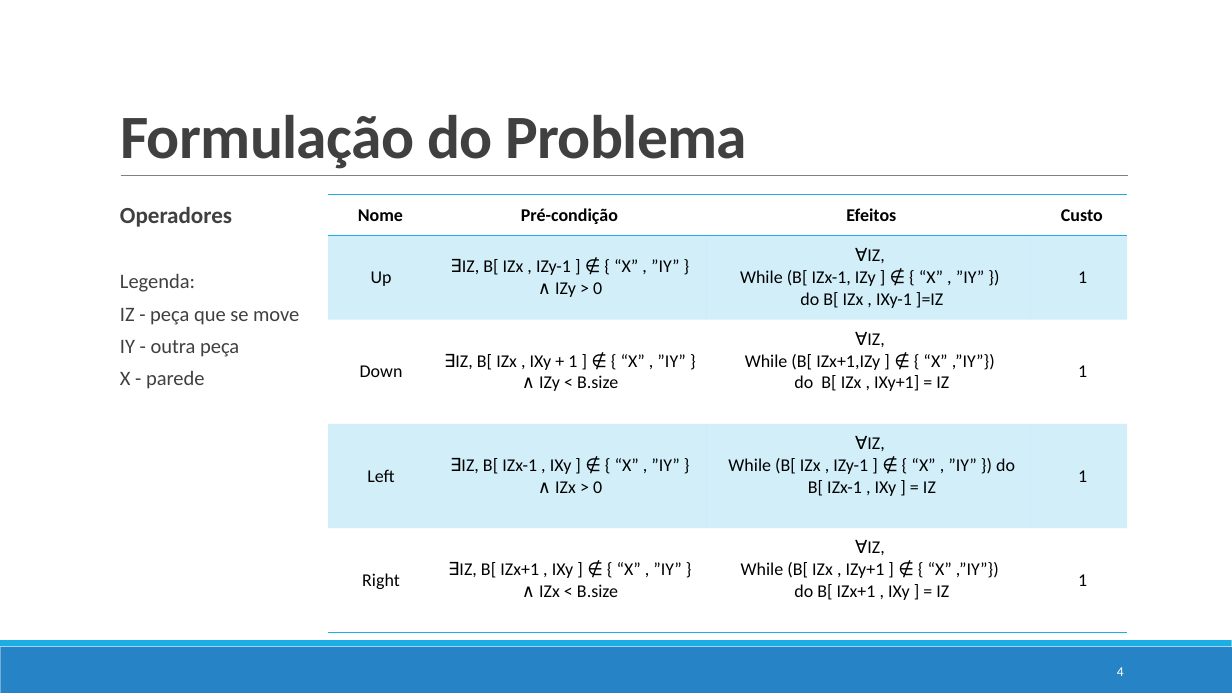
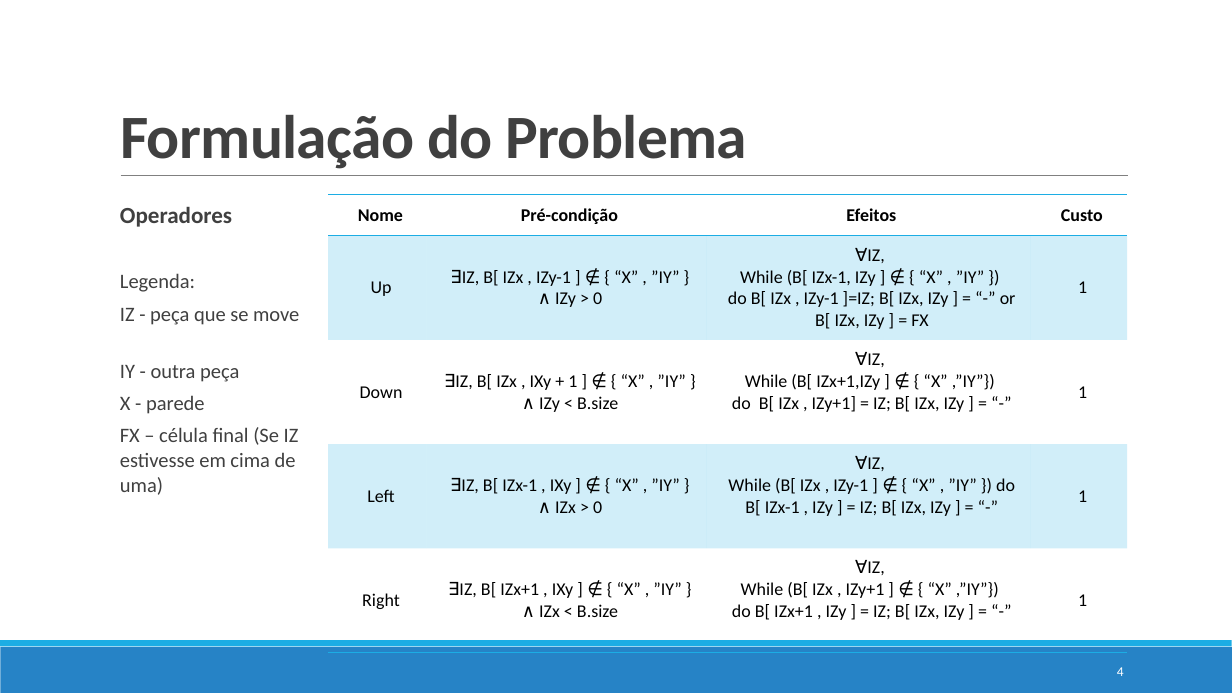
Before and after one commit to pedrovponte/IART-g39, a slide deck: slide 4 of docs/finalpresentation.pptx. Drawn at 1232x693 pixels with LibreOffice and Linux fonts; fonts in the diff are those of the drawing. Boxes give left, top, right and bottom in pixels: in the first picture for what was removed or moved away, otherwise in the second. Text is boxed around its words. In the diff, an @@ line names an element or a change of style, - is before the commit and + after.

Commit message:
PP table update

```diff
--- a/docs/finalpresentation.pptx
+++ b/docs/finalpresentation.pptx
@@ table at [328, 194, 1128, 647] @@
-row 2, column 3: ∀IZ, / While (B[ IZx-1, IZy ] ∉ { “X” , ”IY” }) / do B[ IZx , IXy-1 ]=IZ
+row 2, column 3: ∀IZ, / While (B[ IZx-1, IZy ] ∉ { “X” , ”IY” }) / do B[ IZx , IZy-1 ]=IZ; B[ IZx, IZy ] = “-” or B[ IZx, IZy ] = FX
-row 3, column 3: ∀IZ, / While (B[ IZx+1,IZy ] ∉ { “X” ,”IY”}) / do B[ IZx , IXy+1] = IZ
+row 3, column 3: ∀IZ, / While (B[ IZx+1,IZy ] ∉ { “X” ,”IY”}) / do B[ IZx , IZy+1] = IZ; B[ IZx, IZy ] = “-”
-row 4, column 3: ∀IZ, / While (B[ IZx , IZy-1 ] ∉ { “X” , ”IY” }) do B[ IZx-1 , IXy ] = IZ
+row 4, column 3: ∀IZ, / While (B[ IZx , IZy-1 ] ∉ { “X” , ”IY” }) do B[ IZx-1 , IZy ] = IZ; B[ IZx, IZy ] = “-”
-row 5, column 3: ∀IZ, / While (B[ IZx , IZy+1 ] ∉ { “X” ,”IY”}) / do B[ IZx+1 , IXy ] = IZ
+row 5, column 3: ∀IZ, / While (B[ IZx , IZy+1 ] ∉ { “X” ,”IY”}) / do B[ IZx+1 , IZy ] = IZ; B[ IZx, IZy ] = “-”
@@ text at [120, 427, 299, 467]: paragraph added @@
+FX – célula final (Se IZ estivesse em cima de uma)
```
